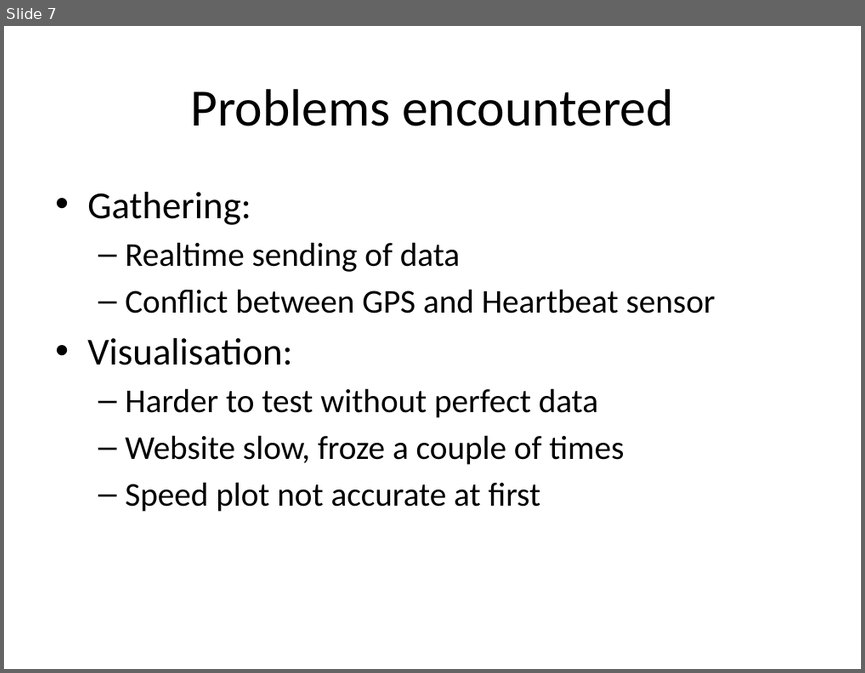
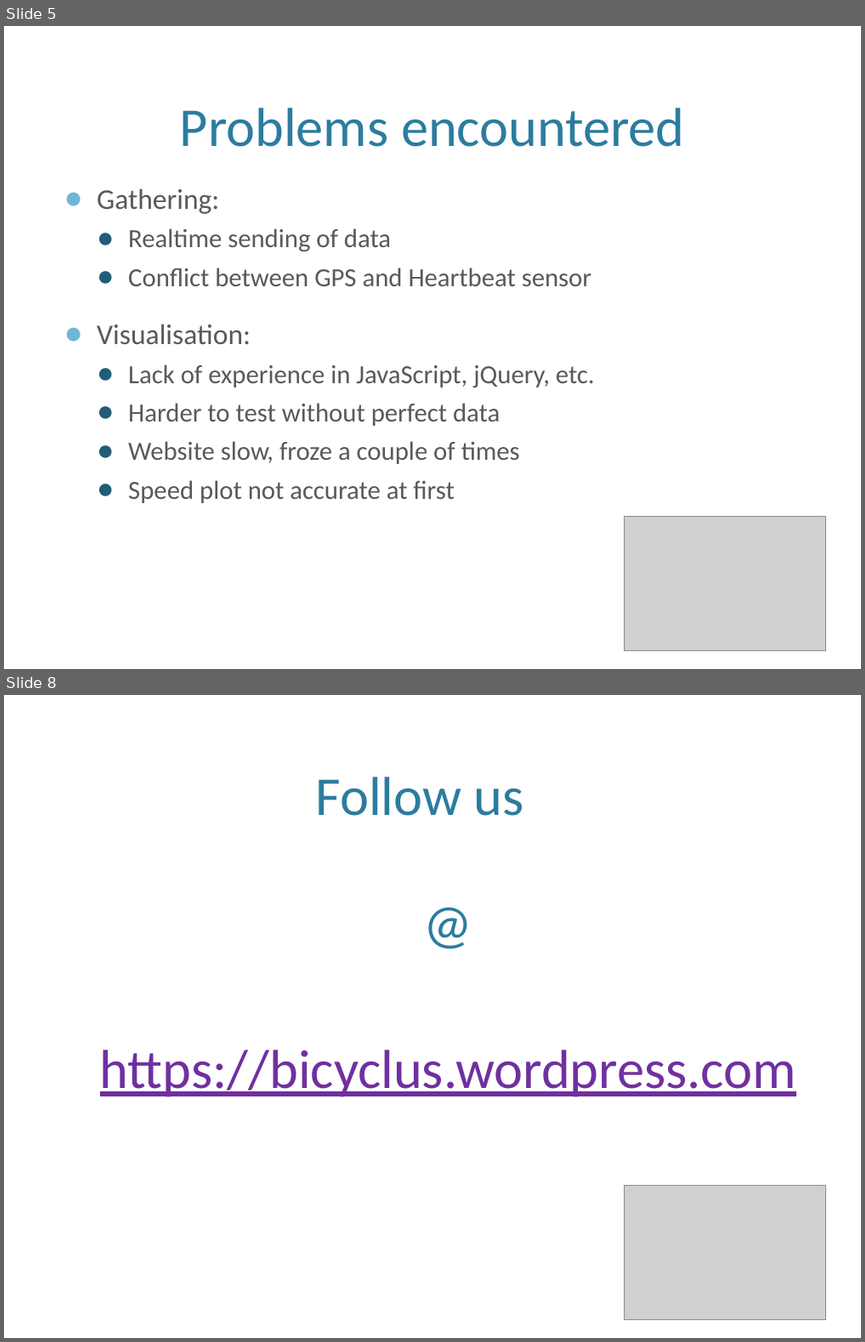
Before and after one commit to bicyclus/prototype1, a slide deck: Verslagen/intermediatedemo.pptx. Shown one above the other, each under a label of ours: slide 7 before the commit, slides 5 and 8 after it; the slides between them are not shown. The pictures are 865x673 and 865x1342 pixels, drawn with LibreOffice and Linux fonts; fonts in the diff are those of the drawing; grey boxes stand for pictures; background and template pictures are left out. Boxes give left, top, right and bottom in pixels: in the first picture for what was removed or moved away, otherwise in the second. Text is boxed around its words. In the diff, an @@ line names an element or a change of style, - is before the commit and + after.

```diff
--- a/Verslagen/intermediatedemo.pptx
+++ b/Verslagen/intermediatedemo.pptx
@@ slide 8 added at box(4, 695, 861, 1338), background picture (left out) @@
@@ title added at box(316, 777, 524, 816), 46 pt, text #2C7C9F @@
+Follow us
@@ text added at box(100, 1049, 796, 1097), 46 pt, text #7030A0, underline @@
+  @
+  https://bicyclus.wordpress.com
@@ picture added at box(624, 1185, 826, 1320) @@
@@ what was slide 7 is now slide 5 @@
@@ slide 5 changed as well @@
@@ title "Problems encountered": place and size @@
-title "Problems encountered" at box(190, 89, 673, 126)
+title "Problems encountered" at box(180, 108, 685, 147)
@@ title "Problems encountered" at box(180, 108, 685, 147): size 44 to 46 pt, text colour #000000 to #2C7C9F; vertical alignment middle to bottom @@
@@ text "Gathering:": place and size @@
-text "Gathering:" at box(87, 192, 715, 511)
+text "Gathering:" at box(97, 188, 595, 503)
@@ text at box(97, 188, 591, 503): size 32 to 24 pt in "Gathering:", "Visualisation:"; text colour #000000 to #595959 in "Gathering:", "Realtime sending of data", "Conflict between GPS and Heartbeat sensor", "Visualisation:" and 3 more places; size 28 to 22 pt in "Realtime sending of data", "Conflict between GPS and Heartbeat sensor", "Harder to test without perfect data", "Website slow, froze a couple of times" and 1 more places; bullet • to ●; more space between paragraphs; bullet – to ● @@
@@ text at box(128, 364, 595, 388): paragraph added @@
+  ● Lack of experience in JavaScript, jQuery, etc.
@@ picture added at box(624, 516, 826, 651) @@
```
Also in this commit, not shown: 4 other slides changed, 2 other slides added, 5 slides removed.
